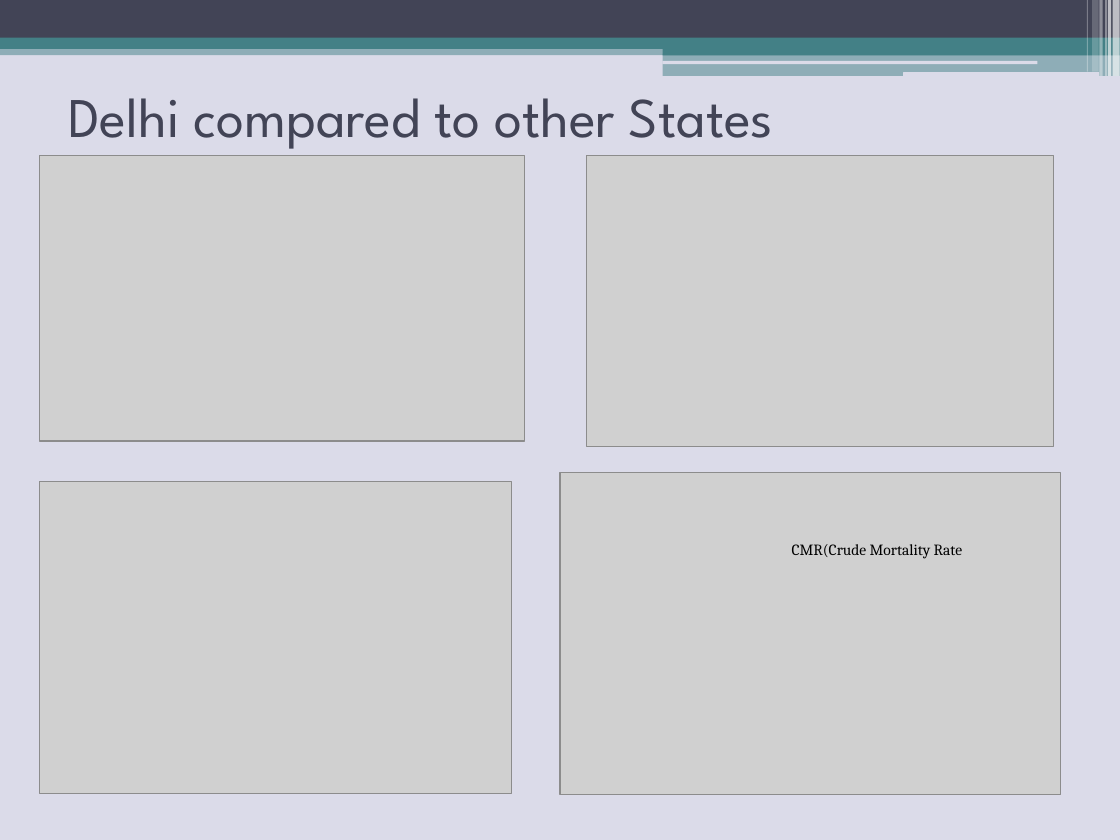
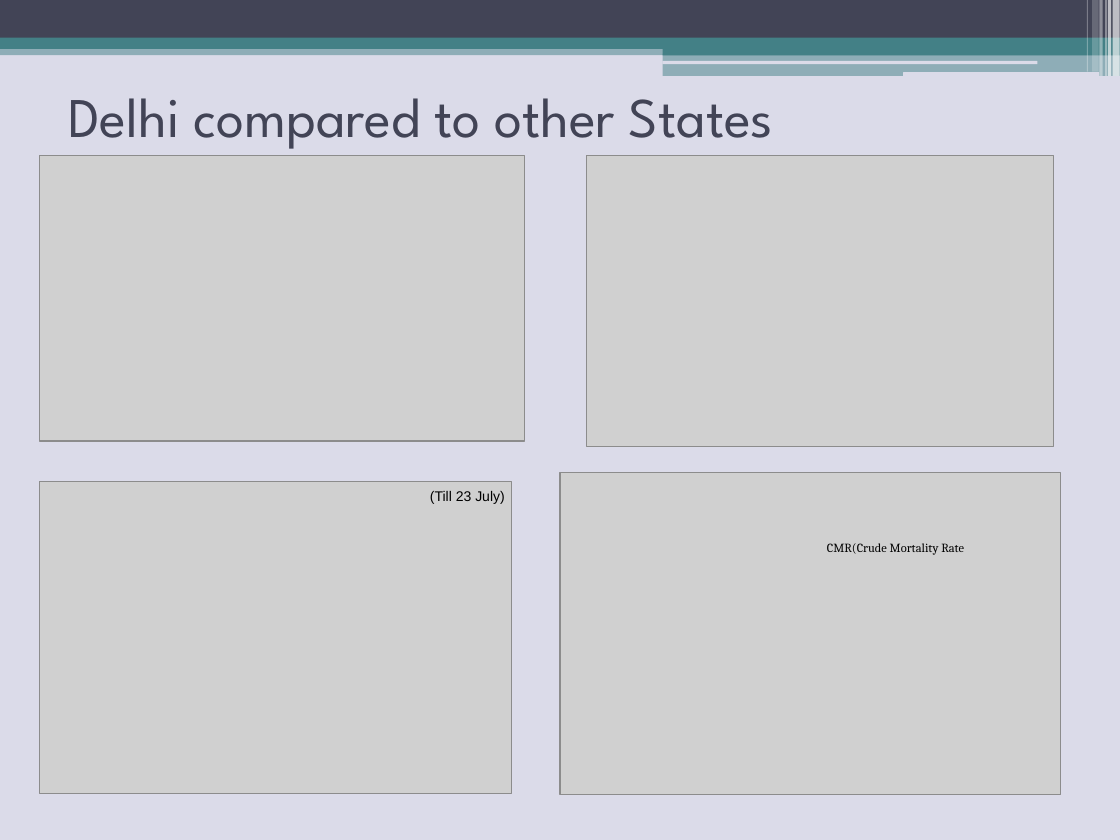
Before and after one commit to shreyanshsharma01/MyCovidProject, a slide deck: slide 4 of Minor Project 1/Detailed overview of COVID-19 for Delhi.pptx (slide 3 before the commit). Drawn at 1120x840 pixels with LibreOffice and Linux fonts; fonts in the diff are those of the drawing; grey boxes stand for pictures. Boxes give left, top, right and bottom in pixels: in the first picture for what was removed or moved away, otherwise in the second. Text is boxed around its words. In the diff, an @@ line names an element or a change of style, - is before the commit and + after.

```diff
--- a/Minor Project 1/Detailed overview of COVID-19 for Delhi.pptx
+++ b/Minor Project 1/Detailed overview of COVID-19 for Delhi.pptx
@@ text added at (430,491,505,504), 9 pt, text #000000 @@
+(Till 23 July)
@@ text "CMR(Crude Mortality Rate": place and size @@
-text "CMR(Crude Mortality Rate" at (792,544,962,559)
+text "CMR(Crude Mortality Rate" at (827,543,964,555)
@@ text "CMR(Crude Mortality Rate" at (827,543,964,555): size 10 to 8 pt @@
```
Also in this commit, not shown: 2 other slides changed, 1 slide added.
